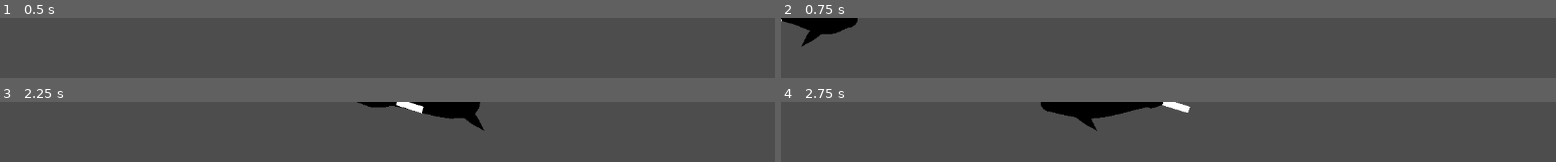
Above: before the commit, frames 1-4 (two rows, left to right).
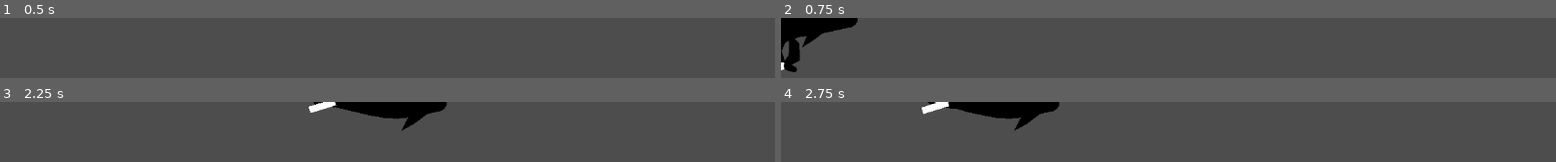
Above: after the commit, the same moments.

Repository: maedi05/whale-game-prototype
Game: Godot game, scene res://Scenes/whale.tscn
The game is run twice, just before and just after one commit, with the same random seed, the same clock (stepped at 60 frames per second) and the same inputs. This scene is started directly instead of the project's main scene.
Inputs (mouse positions are in pixels of both pictures, inside the frame that each line leads up to):
- Up to frame 1 (0.5 s): no input
- Up to frame 2 (0.75 s): tap Enter at 0.5 s; move the mouse to (outside the picture) at 0.52 s; hold D (right) from 0.53 s (still down); tap Ctrl (dash) at 0.6 s
- Up to frame 3 (2.25 s): tap Space (jump) at 0.77, 1.52 s; move the mouse to (outside the picture) at 1.27 s; tap Shift (run) at 1.35 s; move the mouse to (outside the picture) at 2.02 s; release D (right) at 2.03 s; hold A (left) from 2.03 s (still down); click (outside the picture) at 2.1 s
- Up to frame 4 (2.75 s): keep holding A (left)

Frame 1 is identical in both runs. In frame 2, 1.9% of the frame differs, in the area x 0-9%, y 1-91%; in frame 3, 4.3%; in frame 4, 6.7%, in the area x 18-53%, y 0-49%.

Commit message:
Weird stuff happens when going backwards

Diff:
--- a/whale.gd
+++ b/whale.gd
@@ -82,7 +82,17 @@
 
 	#the all-in-one package to move points after eachother. yay. makes it so it applies to every single point in the body and saves me a lot of lines of code
 	for i in range(1, body_pts.size()):
-		body_pts[i] = body_pts[i - 1] + (body_pts[i] - body_pts[i -1]).limit_length(radius)
+		var target_pos = body_pts[i - 1]
+		var reference_dir = (body_pts[i] - body_pts[i - 1]).normalized() if i == 1 else (body_pts[i - 1] - body_pts[i - 2]).normalized()
+
+		var desired_dir = (body_pts[i] - target_pos).normalized()
+		var angle_diff = reference_dir.angle_to(desired_dir)
+		var max_bend = 0.6  # radianes, ~35°. Bájalo para más rigidez
+
+		angle_diff = clamp(angle_diff, -max_bend, max_bend)
+		var final_dir = reference_dir.rotated(angle_diff)
+
+		body_pts[i] = target_pos + final_dir * radius
 	body.points = body_pts # Changed identation bc... ye
 
 	#Constrain left limb with fixed angular offset
